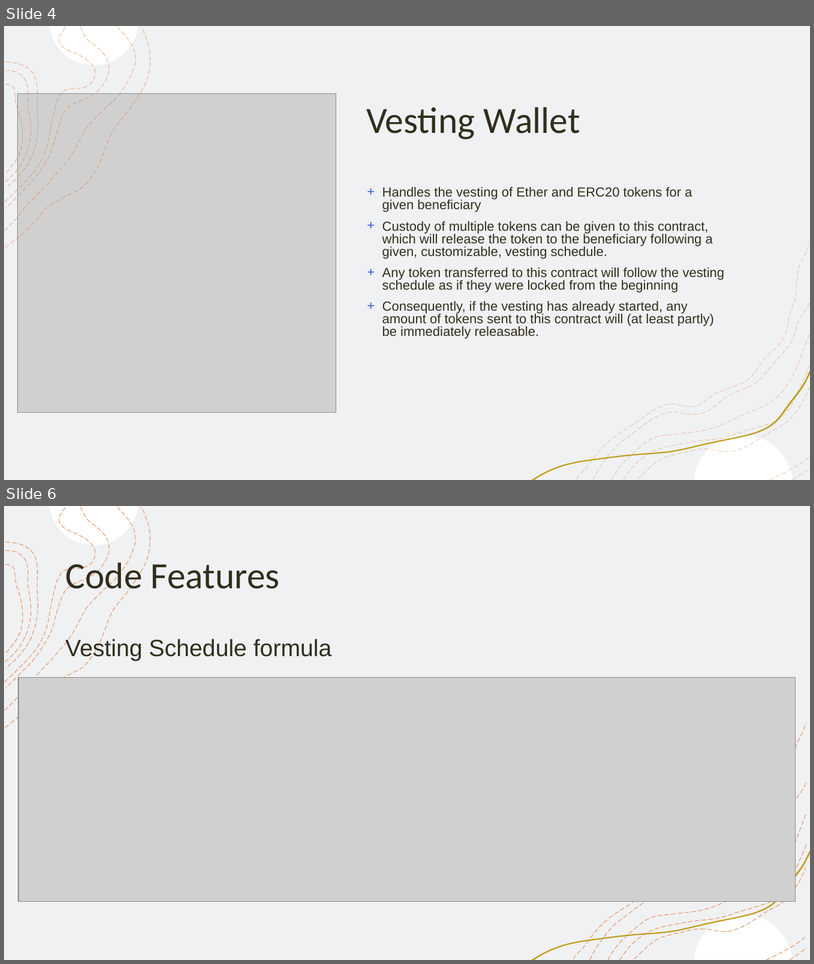
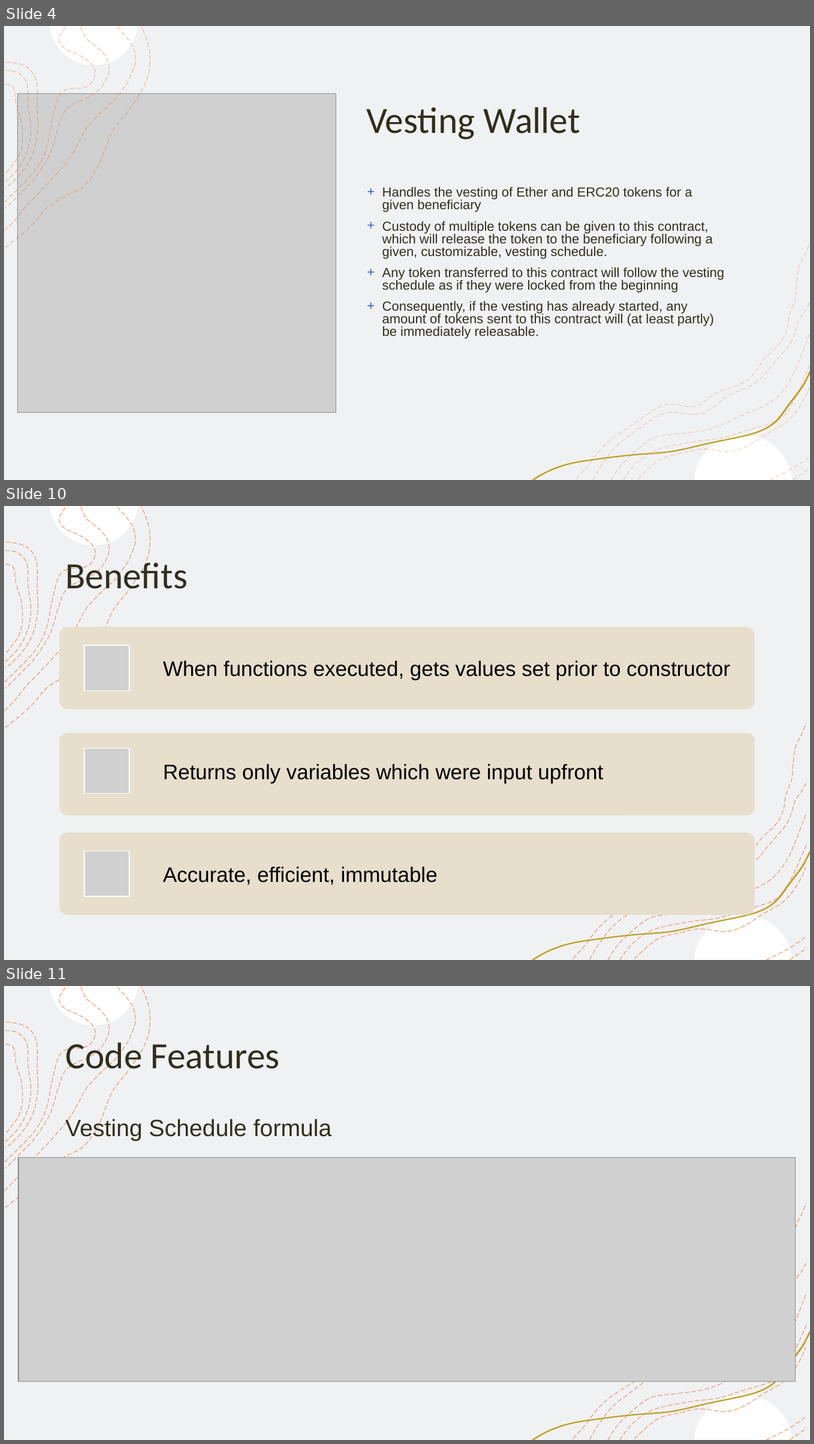
Before and after one commit to tomguy3/fintechcapstone, a slide deck: Project 3 Presentation.pptx. Shown one above the other, each under a label of ours: slides 4 and 6 before the commit, slides 4, 10 and 11 after it; the slides between them are not shown. The pictures are 814x964 and 814x1444 pixels, drawn with LibreOffice and Linux fonts; fonts in the diff are those of the drawing; grey boxes stand for pictures. Boxes give left, top, right and bottom in pixels: in the first picture for what was removed or moved away, otherwise in the second. Text is boxed around its words. In the diff, an @@ line names an element or a change of style, - is before the commit and + after.

```diff
--- a/Project 3 Presentation.pptx
+++ b/Project 3 Presentation.pptx
@@ slide 10 added at <box>4,506,810,960</box>, background #FFFFFF; not listed: 18 template elements that a slide beside it also shows @@
@@ title added at <box>65,558,188,597</box>, 44 pt, text #312E1C @@
+Benefits
@@ group added at <box>60,627,755,915</box>: 3 rounded rectangles, 3 pictures, 3 texts @@
+When functions executed, gets values set prior to constructor
+Returns only variables which were input upfront
+Accurate, efficient, immutable
@@ what was slide 6 is now slide 11 @@
```
Also in this commit, not shown: 2 slides changed, 2 other slides added.
